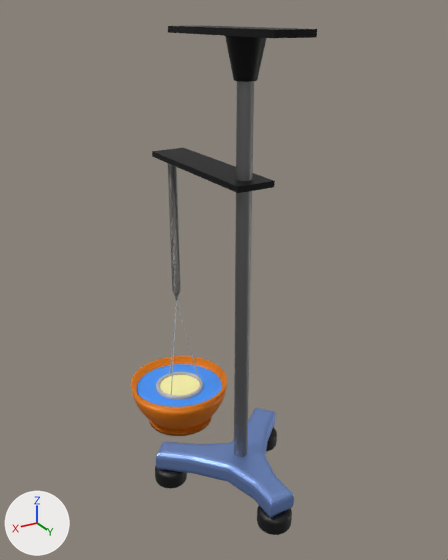
An edit to the FBX model ConsoleApp1/Meshes/scene.fbx, drawn before and after from the same camera.
Camera for both pictures: a 50 mm lens placed at (4.9, 7.59, 7.97), pointed at (-0.16, -0.85, 3.75). Every picture has the same lights, and +X, +Y and +Z are marked at lower left. Where no turn or scale is listed for an object, it has been applied to the vertices.

Objects in the first picture: 'Part1.001', 'Part2.001', 'oilExample', 'part3.001', 'part4.001', 'part5.001', 'water', 'Пружинка', 'Стойка', 'Чаша.001'.
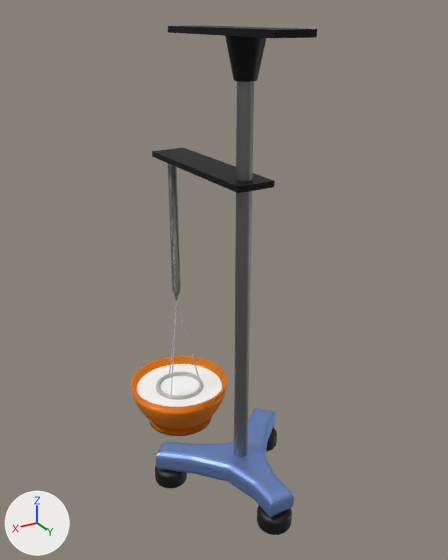
Patch to the scene script:
```diff
--- a/ConsoleApp1/Meshes/scene.fbx.py
+++ b/ConsoleApp1/Meshes/scene.fbx.py
@@ mat_water @@
 mat_water = principled_material('Water')
-mat_water.base_color = (0.0521, 0.303, 1.0)  # blue #4196ff
+mat_water.base_color = (1.0, 1.0, 1.0)  # white #ffffff
@@ ob_oilexample @@
-ob_oilexample = bpy.data.objects.new('oilExample', me_cylinder_011)
-ob_oilexample.location = (0.0, -2.38, 0.8)
```

Changed parts and their boxes (x1, y1, x2, y2) in the pictures (448 x 560 px):
'water', recoloured (blue to white): (136, 364, 222, 407) in both
'oilExample', deleted: before (159, 375, 200, 396)
